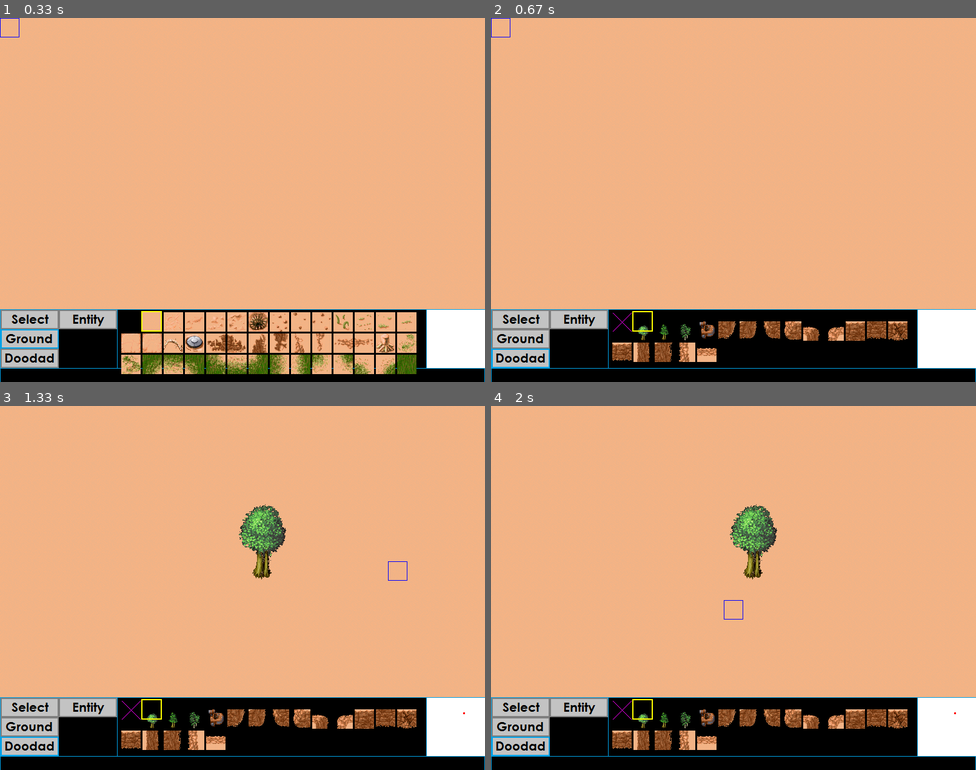
Above: before the commit, frames 1-4 (two rows, left to right).
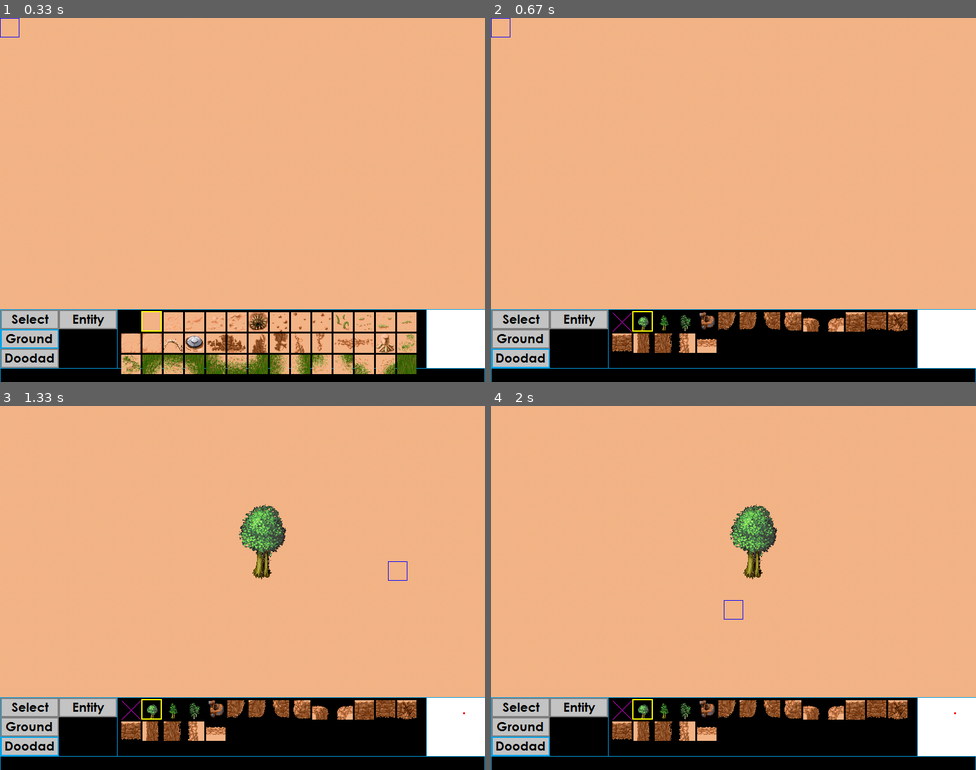
Above: after the commit, the same moments.

Repository: Xitog/tallentaa
Game: pygame game, started from trunk/projet_rts/python/simple_editor.py
Same seed, same stepped clock (60 frames per second), same inputs: the game is played once before the commit and once after it. The source is Python 2; it was converted automatically to run under Python 3.
Inputs (mouse positions are in pixels of both pictures, inside the frame that each line leads up to):
- Up to frame 1 (0.33 s): no input
- Up to frame 2 (0.67 s): tap M at 0.33 s
- Up to frame 3 (1.33 s): click (397, 577) at 0.72 s; hold Right from 1 s (still down)
- Up to frame 4 (2 s): release Right at 1.47 s; right-click (733, 609) at 1.55 s; hold Up from 1.83 s (still down)

Frame 1 is identical in both runs. In frame 2, 3.4% of the frame differs, in the area x 25-86%, y 80-95%; in frame 3, 3.4%; in frame 4, 3.4%.

Commit message:
petit bug

Diff:
--- a/trunk/projet_rts/python/simple_editor.py
+++ b/trunk/projet_rts/python/simple_editor.py
@@ -98,7 +98,7 @@
             pygame.draw.rect(surf, (255, 255, 0), (200+(self.editor.ground_content*35%490)-2,self.Y_ELEMENTS+(35*((self.editor.ground_content*35)/490))-2,32+2,32+2), 2)
         elif self.editor.mode == DOODAD:
             for i in range(0, len(DOODADS)):
-                surf.blit(DOODADS[i].ico, (200+(i*35%490),500+(35*((i*35)/490))))
+                surf.blit(DOODADS[i].ico, (200+(i*35%490),self.Y_ELEMENTS+(35*((i*35)/490))))
             pygame.draw.rect(surf, (255, 255, 0), (200+(self.editor.doodad_content*35%490)-2,self.Y_ELEMENTS+(35*((self.editor.doodad_content*35)/490))-2,32+2,32+2), 2)
             # La croix pour "pas de doodad"
             pygame.draw.line(surf, (255, 0, 255), (201,self.Y_ELEMENTS+1), (231,self.Y_ELEMENTS+31), 1)
